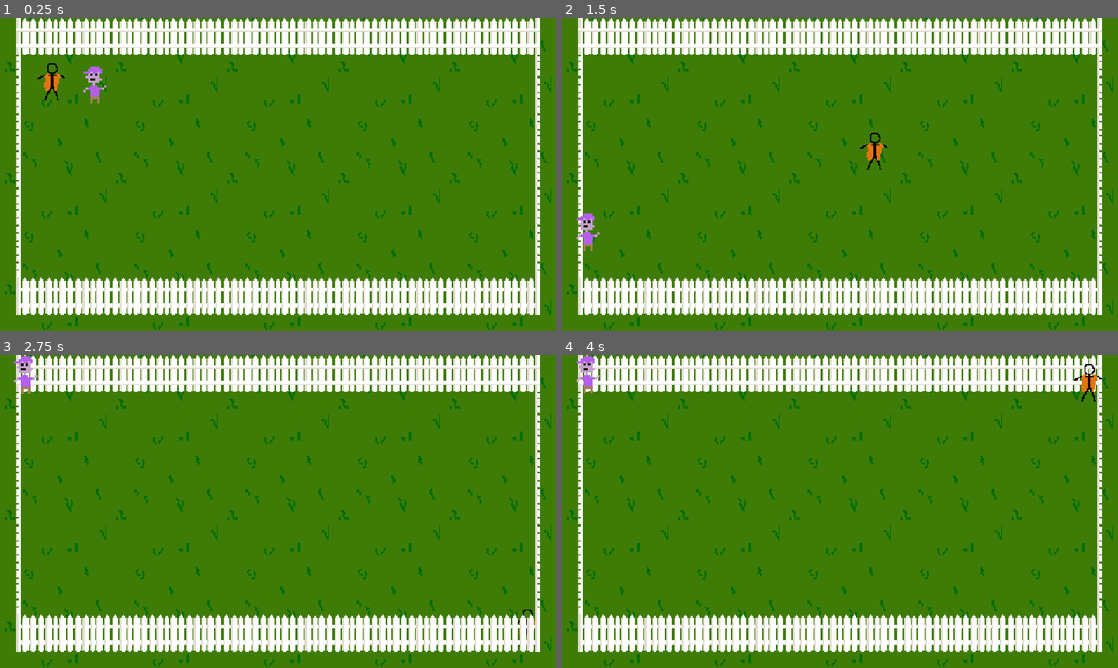
Above: before the commit, frames 1-4 (two rows, left to right).
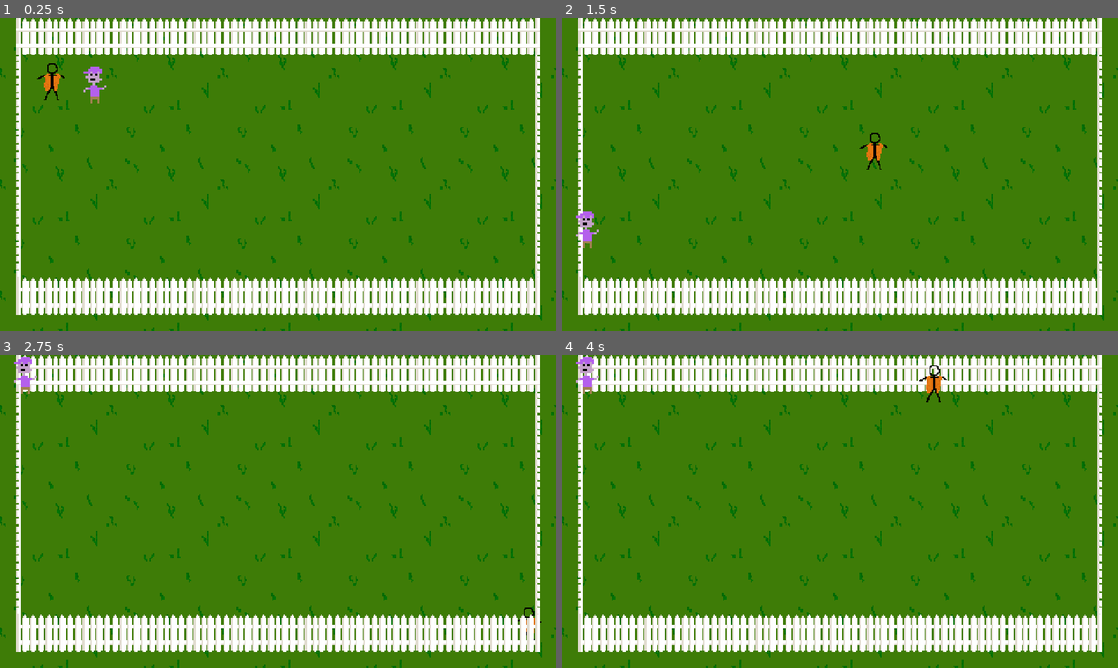
Above: after the commit, the same moments.

Repository: RagingTurtle/TrashMan
Game: Godot game, scene res://Scenes/grassy_area.tscn
The game is run twice, just before and just after one commit, with the same random seed, the same clock (stepped at 60 frames per second) and the same inputs.
Inputs:
- Up to frame 1 (0.25 s): no input
- Up to frame 2 (1.5 s): tap Enter at 0.5 s; hold Right (ui_right) 0.53-1.28 s; hold Down (ui_down) from 1.28 s (still down)
- Up to frame 3 (2.75 s): release Down (ui_down) at 2.03 s; hold Right (ui_right) from 2.03 s (still down)
- Up to frame 4 (4 s): release Right (ui_right) at 2.78 s; hold Up (ui_up) 2.78-3.53 s; hold Left (ui_left) from 3.53 s (still down)

The runs differ from the first frame. In frame 1, 4.3% of the frame differs, in the area x 0-100%, y 0-100%; in frame 2, 4.5%; in frame 3, 4.5%; in frame 4, 4.8%.

Commit message:
fences working to confine trashy

Diff:
--- a/Scenes/enemy.tscn
+++ b/Scenes/enemy.tscn
@@ -14,7 +14,7 @@
 
 [node name="Enemy" type="CharacterBody2D"]
 collision_layer = 4
-collision_mask = 3
+collision_mask = 2
 motion_mode = 1
 script = ExtResource("1_tdnqk")
 
--- a/Scenes/grassy_area.tscn
+++ b/Scenes/grassy_area.tscn
@@ -32,10 +32,10 @@
 anchors_preset = 15
 anchor_right = 1.0
 anchor_bottom = 1.0
-offset_left = -48.0
-offset_top = -48.0
-offset_right = 504.0
-offset_bottom = 296.0
+offset_left = -56.0
+offset_top = -43.0
+offset_right = 496.0
+offset_bottom = 301.0
 grow_horizontal = 2
 grow_vertical = 2
 size_flags_horizontal = 4
@@ -44,6 +44,7 @@
 stretch_mode = 1
 
 [node name="TileMap" parent="." instance=ExtResource("2_ssqmf")]
+layer_0/tile_data = PackedInt32Array(0, 0, 0, 458752, 0, 2, 458766, 131072, 2, 14, 131072, 0, 65550, 131072, 1, 131086, 131072, 1, 196622, 131072, 1, 262158, 131072, 1, 327694, 131072, 1, 393230, 131072, 1, 65536, 0, 1, 131072, 0, 1, 196608, 0, 1, 262144, 0, 1, 327680, 0, 1, 393216, 0, 1, 458753, 65536, 2, 458754, 65536, 2, 458755, 65536, 2, 458756, 65536, 2, 458757, 65536, 2, 458758, 65536, 2, 458759, 65536, 2, 458760, 65536, 2, 458761, 65536, 2, 458762, 65536, 2, 458763, 65536, 2, 458764, 65536, 2, 458765, 65536, 2, 1, 65536, 0, 2, 65536, 0, 3, 65536, 0, 4, 65536, 0, 5, 65536, 0, 6, 65536, 0, 7, 65536, 0, 8, 65536, 0, 9, 65536, 0, 10, 65536, 0, 11, 65536, 0, 12, 65536, 0, 13, 65536, 0)
 
 [node name="Player" parent="." instance=ExtResource("1_mh2fl")]
 position = Vector2(45, 55)
--- a/Scenes/tile_map.tscn
+++ b/Scenes/tile_map.tscn
@@ -9,45 +9,46 @@
 0:0/0 = 0
 0:0/0/physics_layer_0/linear_velocity = Vector2(0, 0)
 0:0/0/physics_layer_0/angular_velocity = 0.0
-0:0/0/physics_layer_0/polygon_0/points = PackedVector2Array(16, -16, 16, 1.25, 2.25, 1.25, 2.25, 16, -2.5, 16, -2.75, -16)
+0:0/0/physics_layer_0/polygon_0/points = PackedVector2Array(16, -16, 16, 1.77778, 1.77778, 1.77778, 1.77778, 16, -2.5, 16, -2.75, -16)
 2:0/0 = 0
 2:0/0/physics_layer_0/linear_velocity = Vector2(0, 0)
 2:0/0/physics_layer_0/angular_velocity = 0.0
-2:0/0/physics_layer_0/polygon_0/points = PackedVector2Array(-16, -16, 2, -16, 2, 16, -2.5, 16, -2.75, 0.75, -16, 1)
+2:0/0/physics_layer_0/polygon_0/points = PackedVector2Array(-16, -16, 2, -16, 2, 16, -1.77778, 16, -1.77778, 1.77778, -16, 1.77778)
 0:1/0 = 0
 0:1/0/physics_layer_0/linear_velocity = Vector2(0, 0)
 0:1/0/physics_layer_0/angular_velocity = 0.0
-0:1/0/physics_layer_0/polygon_0/points = PackedVector2Array(-2, -16, 2.25, -16, 2.25, 16, -1.75, 16)
+0:1/0/physics_layer_0/polygon_0/points = PackedVector2Array(-3.2, -16, 1.77778, -16, 1.77778, 16, -3.2, 16)
 1:1/0 = 0
 1:1/0/physics_layer_0/linear_velocity = Vector2(0, 0)
 1:1/0/physics_layer_0/angular_velocity = 0.0
 2:1/0 = 0
 2:1/0/physics_layer_0/linear_velocity = Vector2(0, 0)
 2:1/0/physics_layer_0/angular_velocity = 0.0
-2:1/0/physics_layer_0/polygon_0/points = PackedVector2Array(-2, -16, 2.25, -16, 2.5, 16, -2, 16)
+2:1/0/physics_layer_0/polygon_0/points = PackedVector2Array(-1.77778, -16, 3.2, -16, 3.2, 16, -1.77778, 16)
 0:2/0 = 0
 0:2/0/z_index = 1
 0:2/0/physics_layer_0/linear_velocity = Vector2(0, 0)
 0:2/0/physics_layer_0/angular_velocity = 0.0
-0:2/0/physics_layer_0/polygon_0/points = PackedVector2Array(-2, -16, 2.25, -16, 2, 3.5, 16, 3.75, 16, 16, -2, 16)
+0:2/0/physics_layer_0/polygon_0/points = PackedVector2Array(-2, -16, 1.77778, -16, 1.77778, 1.77778, 16, 1.77778, 16, 16, -2, 16)
 1:2/0 = 0
 1:2/0/z_index = 1
 1:2/0/physics_layer_0/linear_velocity = Vector2(0, 0)
 1:2/0/physics_layer_0/angular_velocity = 0.0
-1:2/0/physics_layer_0/polygon_0/points = PackedVector2Array(-16, 3.75, 16, 3.5, 16, 16, -16, 16)
+1:2/0/physics_layer_0/polygon_0/points = PackedVector2Array(-16, 1.77778, 16, 1.77778, 16, 16, -16, 16)
 2:2/0 = 0
 2:2/0/z_index = 1
 2:2/0/physics_layer_0/linear_velocity = Vector2(0, 0)
 2:2/0/physics_layer_0/angular_velocity = 0.0
-2:2/0/physics_layer_0/polygon_0/points = PackedVector2Array(-16, 3.5, -2.5, 3.5, -2.25, -16, 1.75, -16, 2, 16, -16, 16)
+2:2/0/physics_layer_0/polygon_0/points = PackedVector2Array(-16, 1.77778, -1.77778, 1.77778, -1.77778, -16, 1.75, -16, 2, 16, -16, 16)
 1:0/0 = 0
 1:0/0/physics_layer_0/linear_velocity = Vector2(0, 0)
 1:0/0/physics_layer_0/angular_velocity = 0.0
-1:0/0/physics_layer_0/polygon_0/points = PackedVector2Array(-16, -16, 16, -16, 16, 1.75, -16, 1.75)
+1:0/0/physics_layer_0/polygon_0/points = PackedVector2Array(-16, -16, 16, -16, 16, 1.77778, -16, 1.77778)
 
 [sub_resource type="TileSet" id="TileSet_tphv7"]
 tile_size = Vector2i(32, 32)
 physics_layer_0/collision_layer = 2
+physics_layer_0/collision_mask = 5
 sources/0 = SubResource("TileSetAtlasSource_5v1i2")
 
 [node name="TileMap" type="TileMap"]
--- a/project.godot
+++ b/project.godot
@@ -27,6 +27,7 @@
 
 2d_physics/layer_1="player"
 2d_physics/layer_2="world"
+2d_physics/layer_3="enemy"
 
 [physics]
 
